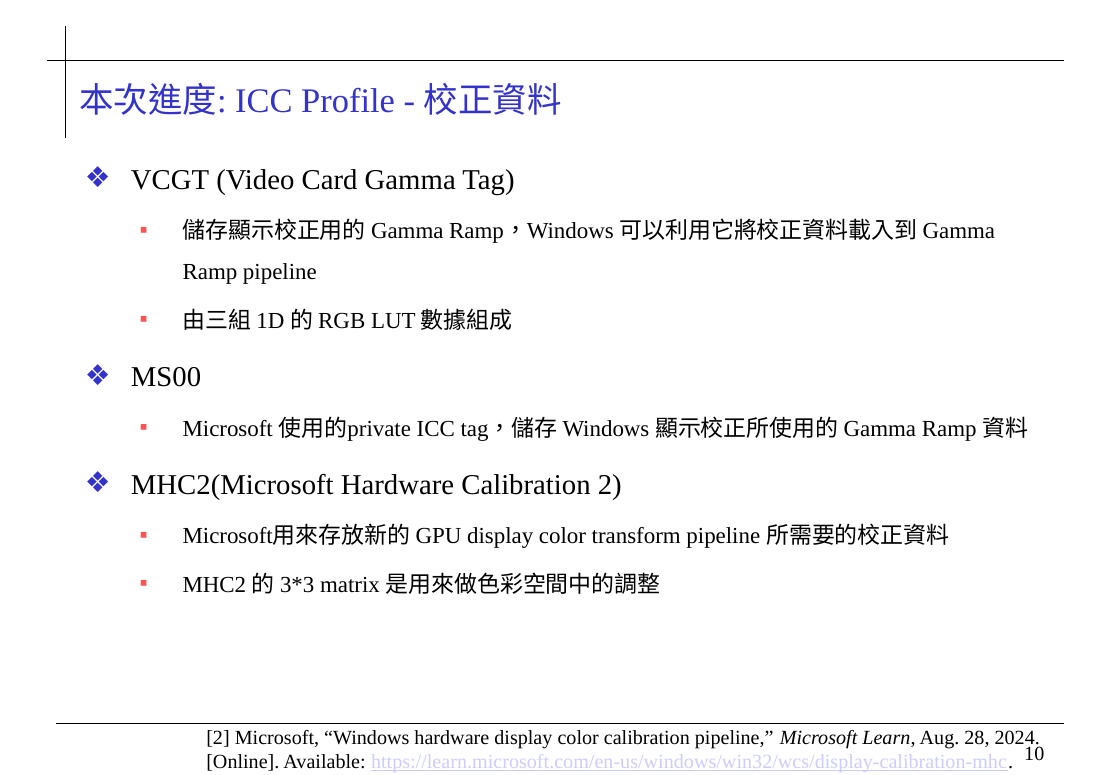
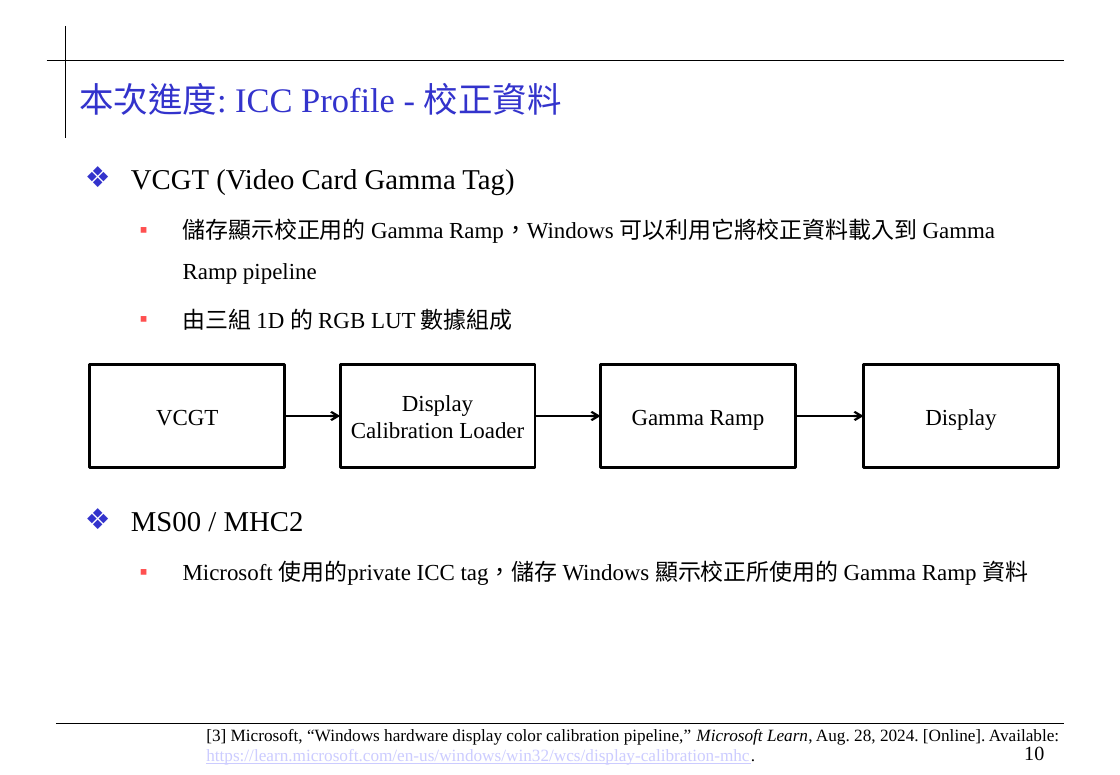
Before and after one commit to 0ilasis0/home, a slide deck: slide 10 of ICCPROFILE_0923.pptx. Drawn at 1120x775 pixels with LibreOffice and Linux fonts; fonts in the diff are those of the drawing; background and template pictures are left out. Boxes give left, top, right and bottom in pixels: in the first picture for what was removed or moved away, otherwise in the second. Text is boxed around its words. In the diff, an @@ line names an element or a change of style, - is before the commit and + after.

Commit message:
ppt09231445

```diff
--- a/ICCPROFILE_0923.pptx
+++ b/ICCPROFILE_0923.pptx
@@ group added at bbox=[90, 365, 1058, 467]: 4 rectangles, 3 arrows @@
+VCGT
+Display Calibration Loader
+Gamma Ramp
+Display
@@ text at bbox=[131, 473, 949, 594]: paragraphs removed @@
-❖ MHC2(Microsoft Hardware Calibration 2)
-  ▪ Microsoft用來存放新的 GPU display color transform pipeline 所需要的校正資料
-  ▪ MHC2 的 3*3 matrix 是用來做色彩空間中的調整
@@ text at bbox=[131, 512, 304, 532]: text changed @@
-❖ MS00
+❖ MS00 / MHC2
@@ text at bbox=[206, 729, 1059, 764]: text changed; size 14 to 12 pt @@
-[2] Microsoft, “Windows hardware display color calibration pipeline,” Microsoft Learn, Aug. 28, 2024. [Online]. Available: https://learn.microsoft.com/en-us/windows/win32/wcs/display-calibration-mhc.
+[3] Microsoft, “Windows hardware display color calibration pipeline,” Microsoft Learn, Aug. 28, 2024. [Online]. Available: https://learn.microsoft.com/en-us/windows/win32/wcs/display-calibration-mhc.
```
Also in this commit, not shown: 6 other slides changed, 1 slide removed.
